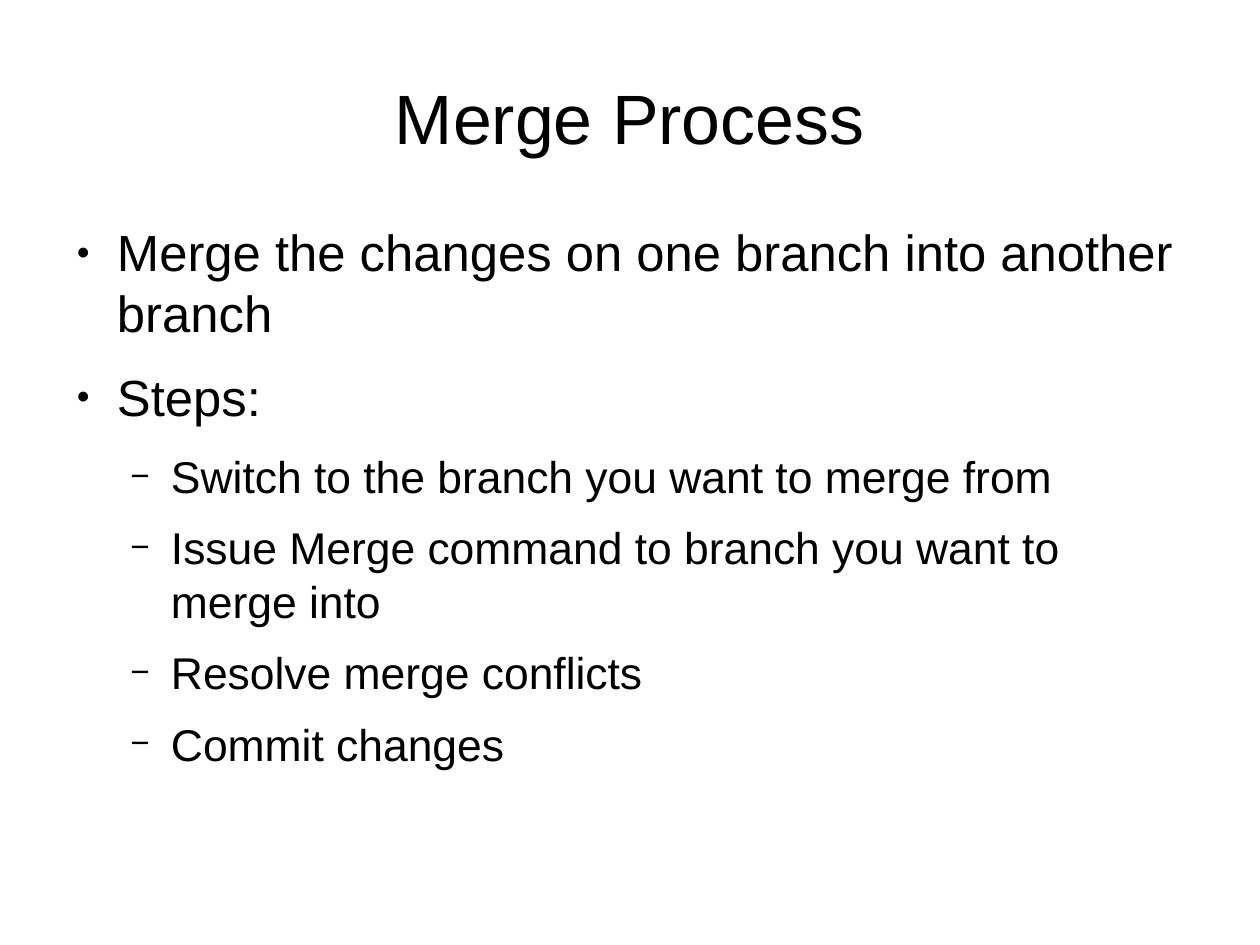
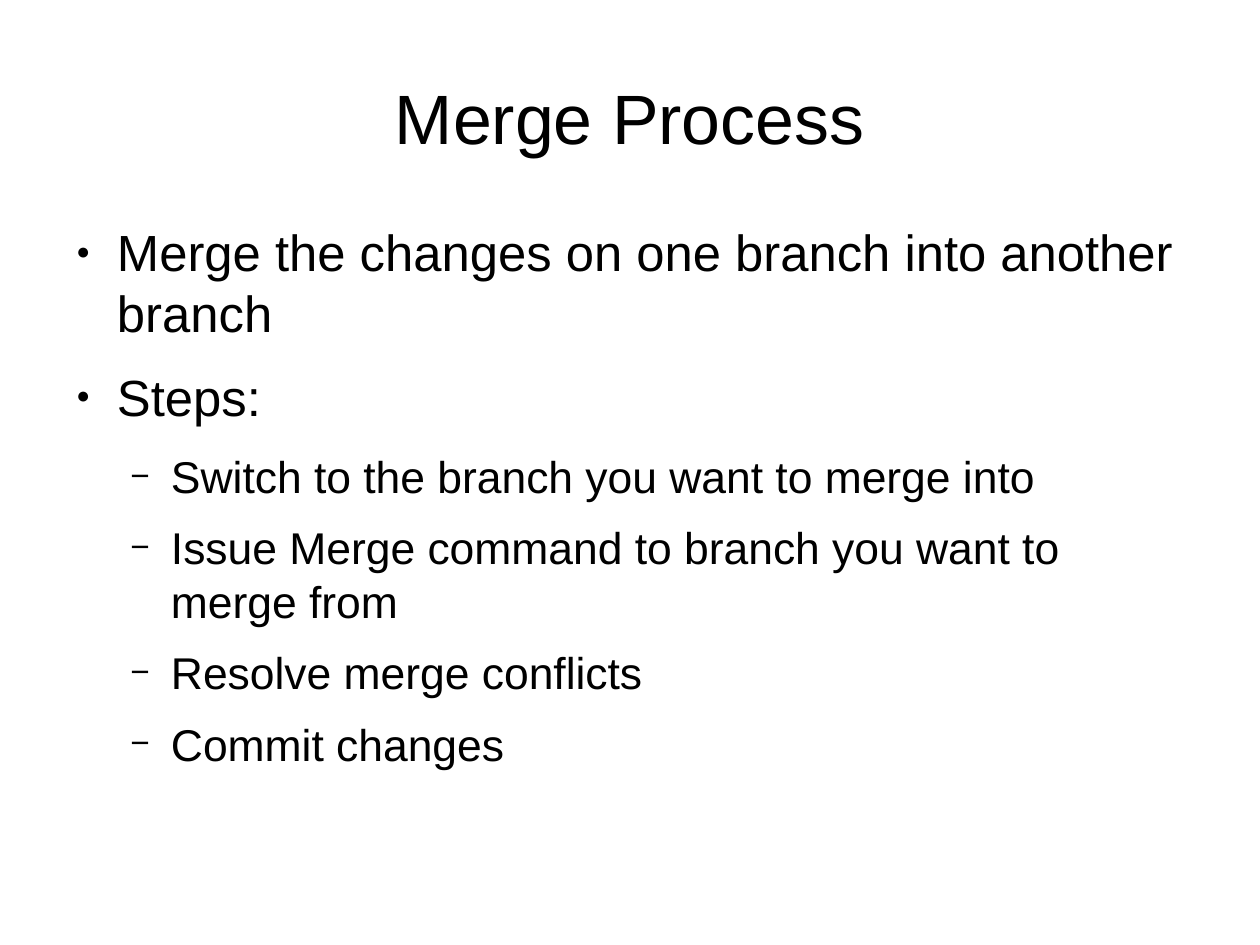
Before and after one commit to UMKCRobotics/Chris-Git-Presentation, a slide deck: slide 10 of presentation.odp. Drawn at 1260x945 pixels with LibreOffice and Linux fonts; fonts in the diff are those of the drawing. Boxes give left, top, right and bottom in pixels: in the first picture for what was removed or moved away, otherwise in the second. Text is boxed around its words. In the diff, an @@ line names an element or a change of style, - is before the commit and + after.

Commit message:
added how to merge

```diff
--- a/presentation.odp
+++ b/presentation.odp
@@ text at <box>171,460,1059,627</box>: text changed @@
-  − Switch to the branch you want to merge from
-  − Issue Merge command to branch you want to merge into
+  − Switch to the branch you want to merge into
+  − Issue Merge command to branch you want to merge from
```
Also in this commit, not shown: 1 slide added.
